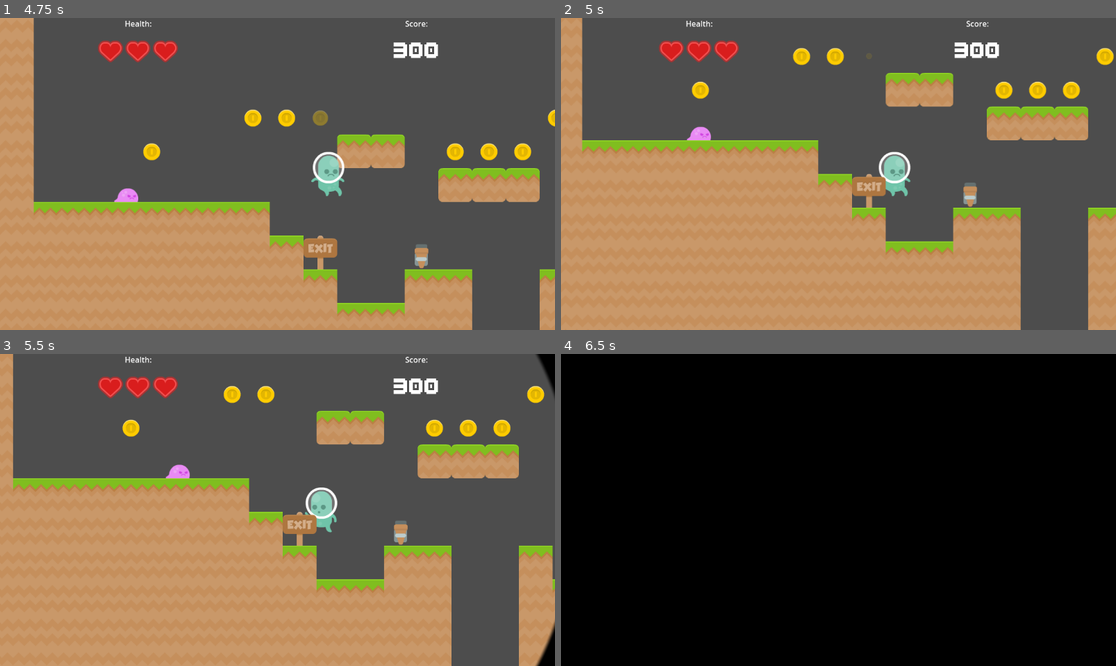
Above: before the commit, frames 1-4 (two rows, left to right).
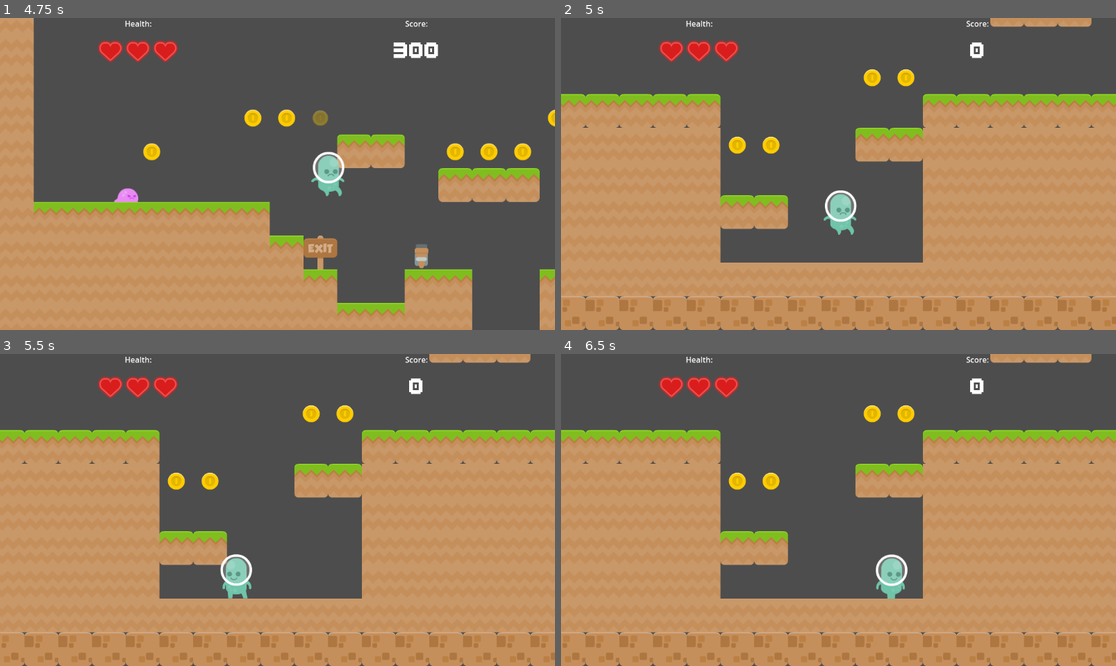
Above: after the commit, the same moments.

Repository: GreenCloversGames/Scalable-Platformer-Template
Game: Godot game, scene res://Scenes/main.tscn
Two runs of this game, one before a commit and one after it. Both use one fixed random seed, a clock stepped at 60 frames per second and the inputs below.
Inputs:
- Up to frame 1 (4.75 s): click "Play" at 0.5 s; tap Enter (ui_accept) at 1.25, 1.52, 2.27, 3.77, 4.52 s; hold D (move_right) 1.28-2.78 s; hold A (move_left) 2.78-3.53 s; hold D (move_right) from 3.53 s (still down)
- Up to frame 2 (5 s): keep holding D (move_right)
- Up to frame 3 (5.5 s): release D (move_right) at 5.03 s; hold A (move_left) from 5.03 s (still down); tap Enter (ui_accept) at 5.27 s
- Up to frame 4 (6.5 s): release A (move_left) at 5.78 s; hold D (move_right) from 5.78 s (still down)

Frame 1 is identical in both runs. In frame 2, 40% of the frame differs, in the area x 0-100%, y 0-100%; in frame 3, 39%; in frame 4, 100%.

Commit message:
Removed LevelHandler Autoload (Bett
Replaced LevelHandler Autoload with the main system instead.

Diff:
--- a/Resources/Scripts/level_collection.gd
+++ b/Resources/Scripts/level_collection.gd
@@ -7,3 +7,7 @@
 
 func get_current_level():
 	return level_array[next_level_index]
+
+func increase_level_index():
+	next_level_index += 1
+	next_level_index %= len(level_array)
--- a/Scenes/Autoloads/LevelHandler.gd
+++ /dev/null
@@ -1,18 +0,0 @@
-extends Node
-
-var current_level : Node
-
-var current_level_index := -1
-
-var next_level_path
-
-@export var levels : Array[LevelResource]
-
-func load_level(level_path):
-	get_tree().change_scene_to_file(level_path)
-	SceneTrainsition.transition_out()
-
-func exit_level():
-	SceneTrainsition.transition_in()
-	await SceneTrainsition.transition_ended
-	load_level(next_level_path)
--- a/Scenes/Autoloads/level_handler.tscn
+++ /dev/null
@@ -1,20 +0,0 @@
-[gd_scene load_steps=7 format=3 uid="uid://jbn25vnfg8pm"]
-
-[ext_resource type="Script" path="res://Scenes/Autoloads/LevelHandler.gd" id="1_mj261"]
-[ext_resource type="PackedScene" uid="uid://t7yg1qyt4ndo" path="res://Scenes/Levels/test_level.tscn" id="2_i5ycy"]
-[ext_resource type="Script" path="res://Resources/Scripts/level_resource.gd" id="3_w2kqw"]
-[ext_resource type="PackedScene" path="res://Scenes/Levels/test_level_2.tscn" id="4_oskqk"]
-
-[sub_resource type="Resource" id="Resource_pkiaf"]
-script = ExtResource("3_w2kqw")
-level_name = "Tutorial One"
-level_scene = ExtResource("2_i5ycy")
-
-[sub_resource type="Resource" id="Resource_din8r"]
-script = ExtResource("3_w2kqw")
-level_name = "Turotial Two"
-level_scene = ExtResource("4_oskqk")
-
-[node name="LevelHandler" type="Node"]
-script = ExtResource("1_mj261")
-levels = Array[ExtResource("3_w2kqw")]([SubResource("Resource_pkiaf"), SubResource("Resource_din8r")])
--- a/Scenes/Levels/test_level.tscn
+++ b/Scenes/Levels/test_level.tscn
@@ -3,7 +3,6 @@
 [ext_resource type="PackedScene" uid="uid://vsxauni78yw6" path="res://Scenes/Virtual/BaseLevel.tscn" id="1_qix1k"]
 
 [node name="TestLevel" instance=ExtResource("1_qix1k")]
-next_level = "res://Scenes/Levels/test_level_2.tscn"
 
 [node name="TileMap" parent="." index="0"]
 layer_0/tile_data = PackedInt32Array(262156, 524288, 1, 262157, 524288, 1, 262158, 524288, 1, 327680, 393216, 9, 393216 …(4912 unchanged characters)…
--- a/Scenes/Virtual/BaseLevel.gd
+++ b/Scenes/Virtual/BaseLevel.gd
@@ -1,13 +1,12 @@
 extends Node2D
 class_name BaseLevel
 
-@export_file var next_level = "res://Scenes/Virtual/BaseLevel.tscn"
-
 var current_checkpoint:Checkpoint
 
+var level_resource : LevelResource
 var levelscore = 0
-
 var player : Player
+signal level_ended
 
 @onready var boundry_rect : Rect2i
 # Called when the node enters the scene tree for the first time.
@@ -18,11 +17,9 @@
 	boundry_rect.size *= cell_size
 	boundry_rect.position *= cell_size
 	after_ready.call_deferred()
-	LevelHandler.next_level_path = next_level
-	LevelHandler.current_level = self
+
 
 func after_ready():
-
 	player.set_up_camera_limit(boundry_rect)
 
 
@@ -44,7 +41,7 @@
 	$LevelUI.update_score(levelscore)
 
 func exit_level():
-	LevelHandler.exit_level()
+	level_ended.emit()
 
 func activate_checkpoint(node):
 	if current_checkpoint:
--- a/Scenes/main.gd
+++ b/Scenes/main.gd
@@ -19,8 +19,11 @@
 	current_scene = new_child
 
 func change_to_level(new_level: LevelResource):
-	var level_to_load : PackedScene = new_level.level_scene
-	change_scene($LevelHolder, level_to_load.instantiate())
+	var level_scene : PackedScene = new_level.level_scene
+	var level_to_load : BaseLevel = level_scene.instantiate()
+	change_scene($LevelHolder, level_to_load)
+	levels.increase_level_index()
+	level_to_load.level_ended.connect(change_to_level.bind(levels.get_current_level()))
 
 func change_to_menu(new_menu_scene: Node):
 	change_scene($MenuHolder, new_menu_scene)
--- a/project.godot
+++ b/project.godot
@@ -18,7 +18,6 @@
 [autoload]
 
 SceneTrainsition="*res://Scenes/Autoloads/scene_trainsition.tscn"
-LevelHandler="*res://Scenes/Autoloads/LevelHandler.gd"
 
 [dotnet]
 
